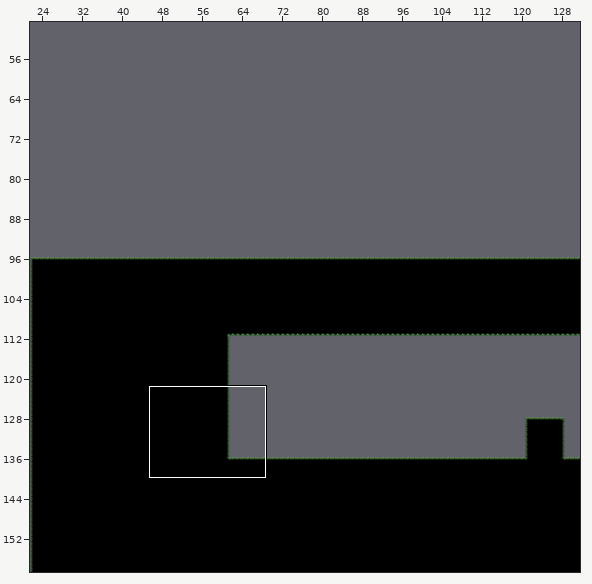
Tiled map -- Assets/Levels/1-Musgo/Musgo.tmx. Above: a wide view before the commit, with the close-up outlined.
Close-up. Old version:
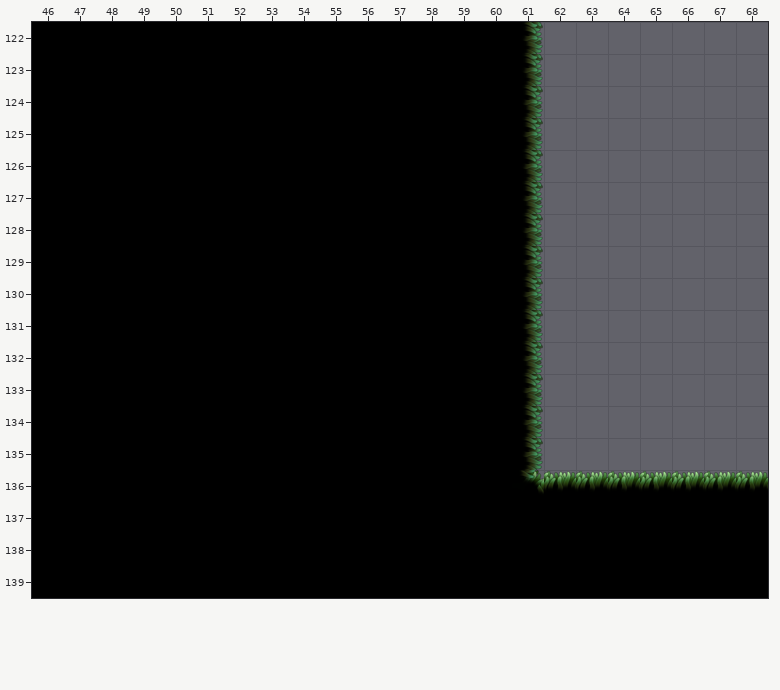
Cells are 32x32 px. Shown: x 46..68, y 122..139. The commit also changed other parts of the map, which this record leaves out.
After the commit:
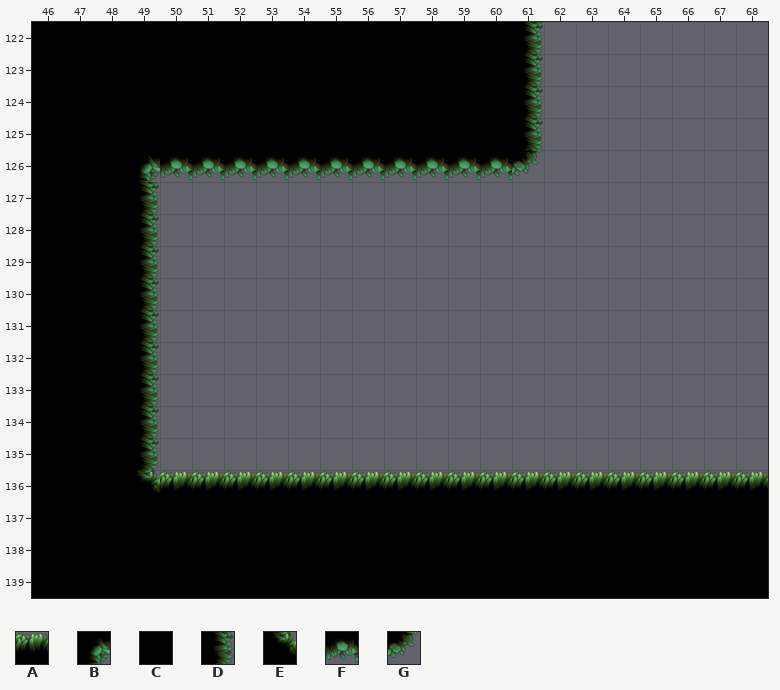
Key: from "Musgo": A 1, B 3, C 6, D 7, E 8, F 11, G 12.
_ is an empty cell.
What changed:
Layer "Camada de Blocos 1":
Tile A replaces tile C in row 136 at x 50 to 60.
Tile A replaces tile E in row 136 at x 61.
Tile B replaces tile C in row 126 at x 49.
Tile D replaces tile C in rows 127 to 135 at x 49.
Tile E replaces tile C in row 136 at x 49.
Tile F replaces tile C in row 126 at x 50 to 60.
Tile G replaces tile D in row 126 at x 61.
The edit erases tile C in rows 127 to 135 at x 50 to 60.
The edit erases tile D in rows 127 to 135 at x 61.
Boxes around the changes in both close-ups, in picture pixels (x1, y1, x2, y2):
changed: (136, 150, 544, 494)
